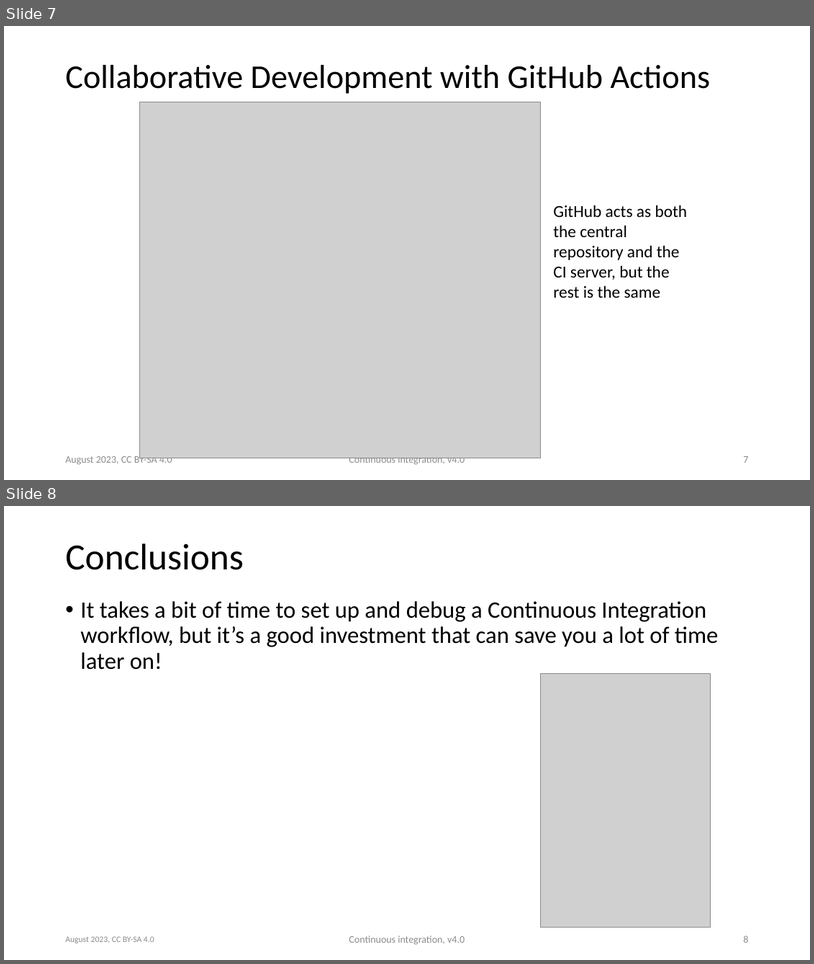
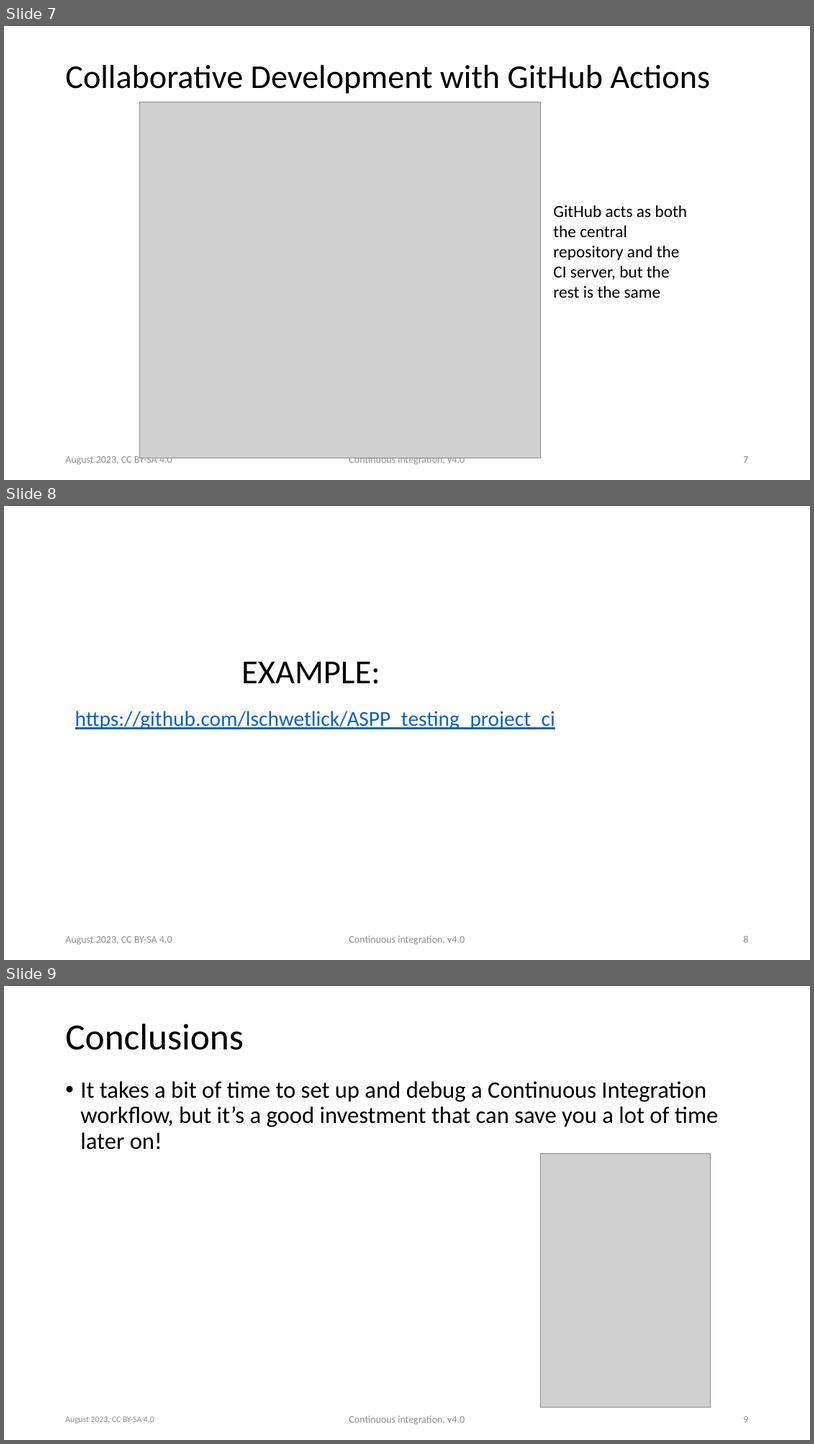
Before and after one commit to ASPP/testing_debugging_profiling, a slide deck: continuous_integration.pptx. Shown one above the other, each under a label of ours: slides 7 and 8 before the commit, slides 7, 8 and 9 after it. The pictures are 814x964 and 814x1444 pixels, drawn with LibreOffice and Linux fonts; fonts in the diff are those of the drawing; grey boxes stand for pictures. Boxes give left, top, right and bottom in pixels: in the first picture for what was removed or moved away, otherwise in the second. Text is boxed around its words. In the diff, an @@ line names an element or a change of style, - is before the commit and + after.

```diff
--- a/continuous_integration.pptx
+++ b/continuous_integration.pptx
@@ slide 8 added at (4,506,810,960), background #FFFFFF @@
@@ text added at (242,662,381,684), 40 pt, text #000000 @@
+EXAMPLE:
@@ title added at (75,710,556,729), 25.2 pt, text #0563C1, underline @@
+https://github.com/lschwetlick/ASPP_testing_project_ci
@@ text added at (65,936,172,944), 12 pt, text #8C8C8C @@
+August 2023, CC BY-SA 4.0
@@ text added at (349,935,465,944), 12 pt, text #8C8C8C @@
+Continuous integration, v4.0
@@ page number added at (743,935,748,942), 12 pt, text #8C8C8C @@
+8
@@ what was slide 8 is now slide 9 @@
@@ page number at (743,1416,748,1422): text changed @@
-8
+9
```
Also in this commit, not shown: 3 other files.
